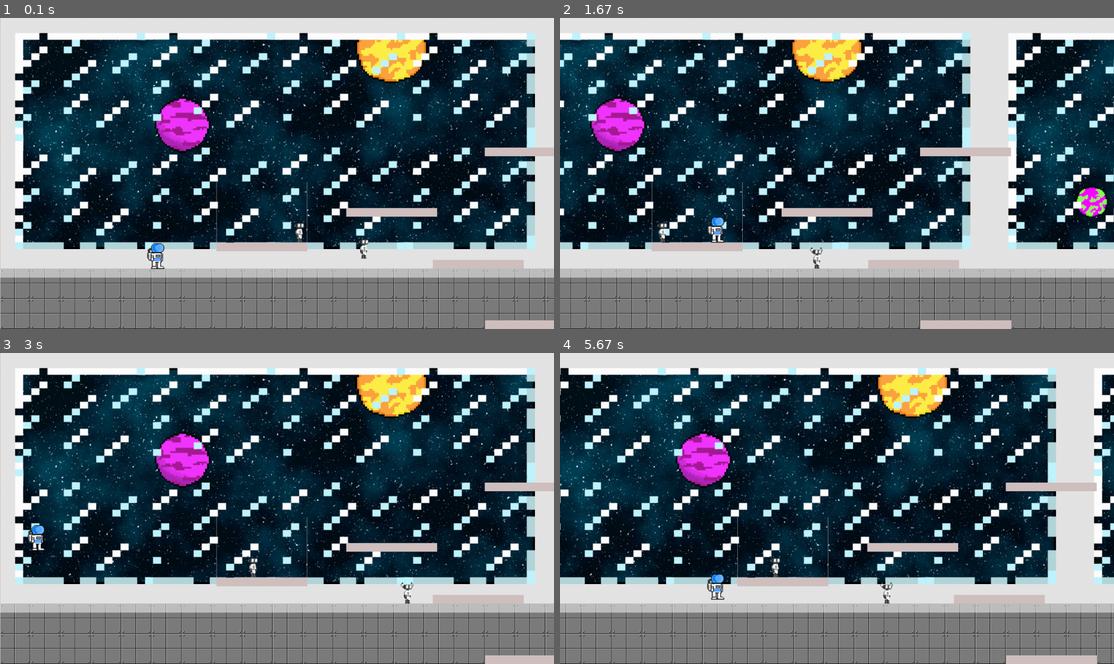
Above: before the commit, frames 1-4 (two rows, left to right).
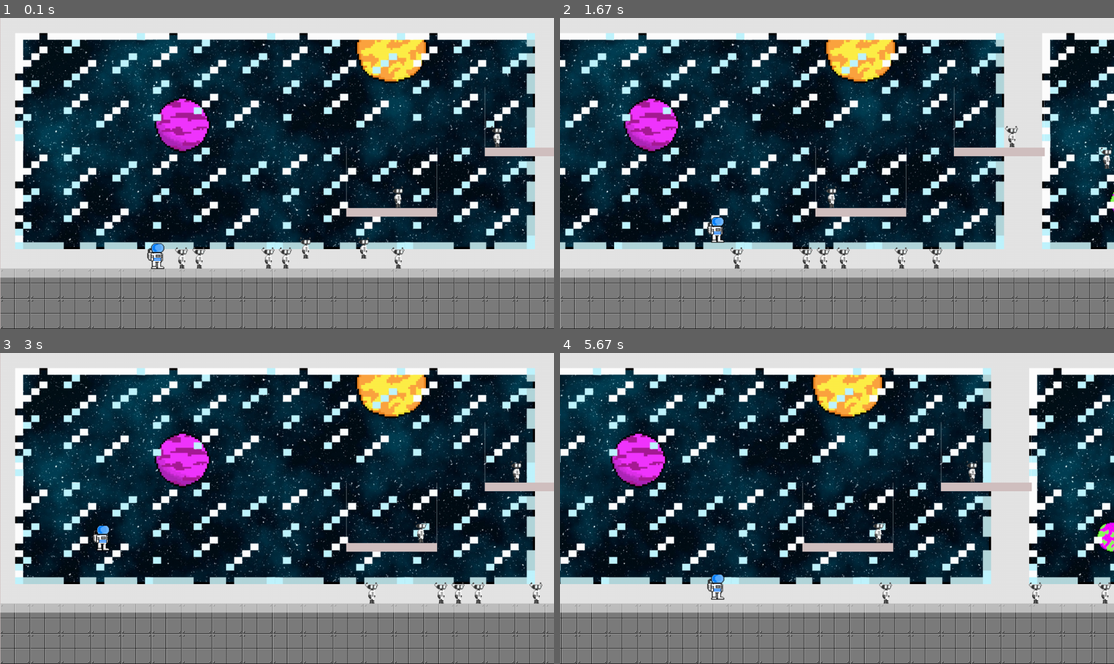
Above: after the commit, the same moments.

Repository: FlyingEwok/pygameRST
Game: pygame game, started from game.py
The game is run twice, just before and just after one commit, with the same random seed, the same clock (stepped at 60 frames per second) and the same inputs.
Inputs:
- Up to frame 1 (0.1 s): no input
- Up to frame 2 (1.67 s): hold Right 0.33-0.8 s; hold Up 0.83-1.13 s; hold Right 1.17-1.63 s
- Up to frame 3 (3 s): hold Left 1.67-2.2 s; hold Left 2.23-2.63 s; hold Up from 2.67 s (still down)
- Up to frame 4 (5.67 s): release Up at 3.03 s; hold Right 3.07-3.7 s; hold Left 3.73-4.2 s; hold Right 4.23-4.7 s; hold Up 4.73-5.03 s; hold Right 5.07-5.53 s; hold Left from 5.57 s (still down)

The runs differ from the first frame. In frame 1, 1.9% of the frame differs, in the area x 31-100%, y 22-100%; in frame 2, 39%; in frame 3, 2.2%; in frame 4, 45%, in the area x 0-100%, y 4-100%.

Commit message:
base level design

Diff:
--- a/level1class.py
+++ b/level1class.py
@@ -14,7 +14,7 @@
 
         # Players x and y position
         playerStartX = 340
-        playerStartY = 570
+        playerStartY = 520
 
         # place player
         self.placePlayer(playerStartX, playerStartY)
@@ -25,16 +25,25 @@
         # Array with width, height, x, and y of platform
         self.levelPlatform =[
                  [1, 720, 0, 0],
-                 [210, 20, 500, 520],
                  [210, 20, 800, 440],
-                 [210, 20, 1000, 560],
                  [210, 20, 1120, 300],
-                 [210, 20, 1120, 700]
+                 [20, 150, 1550, 200],
+                 [420, 20, 1570, 330],
+                 [20, 150, 1990, 200],
+                 [210, 20, 2500, 440],
+                 [210, 20, 3000, 120],
+                 [210,20, 3400, 260]
                  ]
 
         self.levelHitMarker = [
-                 [1, 140, 500, 380],
-                 [1, 140, 709, 380]
+                 [1, 140, 800, 300],
+                 [1, 140, 1009, 300],
+                 [1, 140, 1120, 160],
+                 [1, 140, 1328, 160],
+                 [1, 140, 2500, 300],
+                 [1, 140, 2709, 300],
+                 [1, 140, 1990, 440],
+                 [1, 140, 2500, 440]
                  ]
 
         self.levelFloor = [
@@ -43,7 +52,33 @@
 
         self.enemyList = [
                 [800, 500],
-                [666, 500]
+                [666, 500],
+                [2000, 580],
+                [2200, 580],
+                [2400, 580],
+                [2300, 580],
+                [2100, 580],
+                [2050, 580],
+                [2150, 580],
+                [2250, 580],
+                [2350, 580],
+                [2450, 580],
+                [1560, 200],
+                [1600, 200],
+                [1660, 200],
+                [1700, 200],
+                [1760, 200],
+                [1800, 200],
+                [1860, 200],
+                [1900, 200],
+                [380, 580],
+                [420, 580],
+                [580, 580],
+                [620, 580],
+                [880, 580],
+                [900, 440],
+                [1121, 300],
+                [2501, 440]
                 ]
 
         self.addPlatforms(self.levelPlatform)
